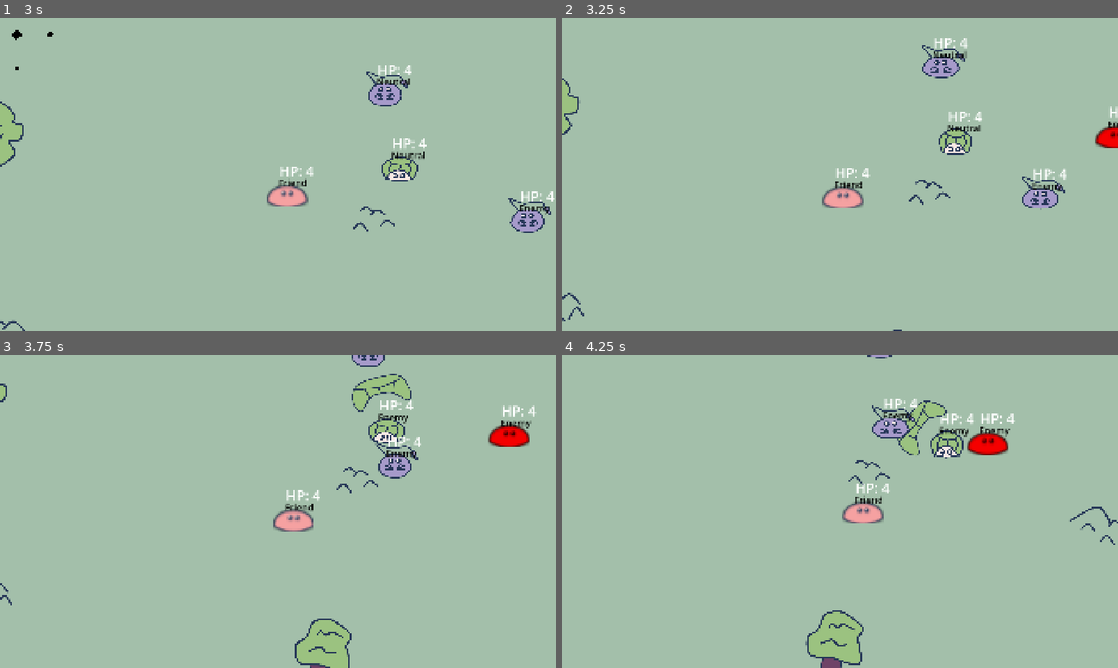
Above: before the commit, frames 1-4 (two rows, left to right).
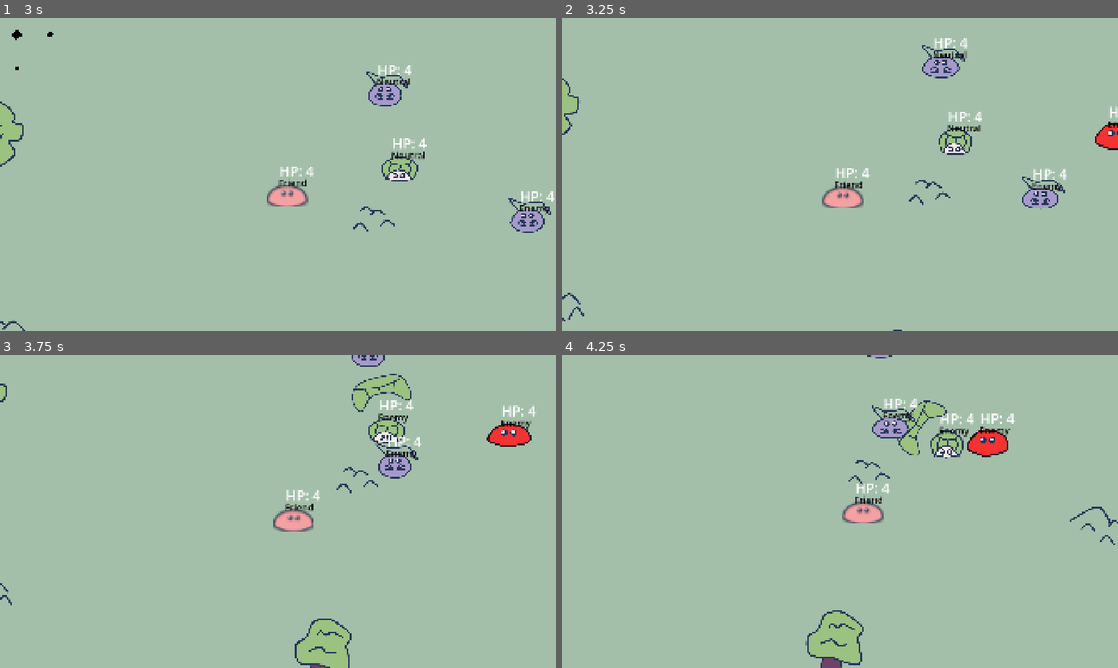
Above: after the commit, the same moments.

Repository: rinevard/SwarmSurge
Game: Godot game, scene res://scenes/main.tscn
Two runs of this game, one before a commit and one after it. Both use one fixed random seed, a clock stepped at 60 frames per second and the inputs below. Sound files missing from this copy of the repository are replaced by a short silence.
Inputs:
- Up to frame 1 (3 s): click "Start" at 0.5 s; click "Start" at 1.25 s; hold D (right) 2.03-2.78 s; hold S (down) from 2.78 s (still down)
- Up to frame 2 (3.25 s): keep holding S (down)
- Up to frame 3 (3.75 s): release S (down) at 3.53 s; hold D (right) from 3.53 s (still down)
- Up to frame 4 (4.25 s): keep holding D (right)

Frame 1 is identical in both runs. In frame 2, 0.3% of the frame differs, in the area x 95-100%, y 33-43%; in frame 3, 0.5%; in frame 4, 0.5%, in the area x 72-81%, y 23-33%.

Commit message:
敌方主兽动画

Diff:
--- a/scenes/creatures/enemy_master.tscn
+++ b/scenes/creatures/enemy_master.tscn
@@ -1,8 +1,8 @@
-[gd_scene load_steps=7 format=3 uid="uid://betv6hrnya64x"]
+[gd_scene load_steps=10 format=3 uid="uid://betv6hrnya64x"]
 
 [ext_resource type="PackedScene" uid="uid://b031ffqlibkfg" path="res://scenes/creatures/base_creature.tscn" id="1_s0yiq"]
 [ext_resource type="Script" uid="uid://f4wyb40jr5e1" path="res://scripts/creatures/enemy_master.gd" id="2_y5iur"]
-[ext_resource type="Texture2D" uid="uid://baidxml36re64" path="res://assets/art/creatures.png" id="3_enc81"]
+[ext_resource type="Texture2D" uid="uid://butjew1twah8" path="res://assets/art/final_creatures.png" id="4_lhcut"]
 
 [sub_resource type="CircleShape2D" id="CircleShape2D_enc81"]
 radius = 100.0
@@ -13,6 +13,68 @@
 [sub_resource type="CapsuleShape2D" id="CapsuleShape2D_enc81"]
 radius = 36.0
 height = 136.0
+
+[sub_resource type="Animation" id="Animation_enc81"]
+resource_name = "normal"
+length = 0.5
+loop_mode = 2
+tracks/0/type = "value"
+tracks/0/imported = false
+tracks/0/enabled = true
+tracks/0/path = NodePath("Sprites/Body:scale")
+tracks/0/interp = 1
+tracks/0/loop_wrap = true
+tracks/0/keys = {
+"times": PackedFloat32Array(0, 0.5),
+"transitions": PackedFloat32Array(1, 1),
+"update": 0,
+"values": [Vector2(1, 1), Vector2(1.05, 0.8)]
+}
+tracks/1/type = "value"
+tracks/1/imported = false
+tracks/1/enabled = true
+tracks/1/path = NodePath("Sprites/Eyes:position")
+tracks/1/interp = 1
+tracks/1/loop_wrap = true
+tracks/1/keys = {
+"times": PackedFloat32Array(0, 0.5),
+"transitions": PackedFloat32Array(1, 1),
+"update": 0,
+"values": [Vector2(0, -22), Vector2(0, -18)]
+}
+
+[sub_resource type="Animation" id="Animation_lhcut"]
+length = 0.001
+tracks/0/type = "value"
+tracks/0/imported = false
+tracks/0/enabled = true
+tracks/0/path = NodePath("Sprites/Body:scale")
+tracks/0/interp = 1
+tracks/0/loop_wrap = true
+tracks/0/keys = {
+"times": PackedFloat32Array(0),
+"transitions": PackedFloat32Array(1),
+"update": 0,
+"values": [Vector2(1, 1)]
+}
+tracks/1/type = "value"
+tracks/1/imported = false
+tracks/1/enabled = true
+tracks/1/path = NodePath("Sprites/Eyes:position")
+tracks/1/interp = 1
+tracks/1/loop_wrap = true
+tracks/1/keys = {
+"times": PackedFloat32Array(0),
+"transitions": PackedFloat32Array(1),
+"update": 0,
+"values": [Vector2(0, -20)]
+}
+
+[sub_resource type="AnimationLibrary" id="AnimationLibrary_lhcut"]
+_data = {
+&"RESET": SubResource("Animation_lhcut"),
+&"normal": SubResource("Animation_enc81")
+}
 
 [node name="EnemyMaster" instance=ExtResource("1_s0yiq")]
 script = ExtResource("2_y5iur")
@@ -28,10 +90,21 @@
 shape = SubResource("CapsuleShape2D_enc81")
 
 [node name="Sprites" type="Node2D" parent="." index="3"]
-modulate = Color(1, 0, 0, 1)
-scale = Vector2(0.25, 0.25)
+scale = Vector2(0.5, 0.5)
 
-[node name="Sprite2D" type="Sprite2D" parent="Sprites" index="0"]
-texture = ExtResource("3_enc81")
+[node name="Body" type="Sprite2D" parent="Sprites" index="0"]
+modulate = Color(1, 0.31, 0.31, 1)
+texture = ExtResource("4_lhcut")
 region_enabled = true
-region_rect = Rect2(119, 886, 567, 316)
+region_rect = Rect2(1079, 1162, 293, 194)
+
+[node name="Eyes" type="Sprite2D" parent="Sprites" index="1"]
+position = Vector2(0, -20)
+texture = ExtResource("4_lhcut")
+region_enabled = true
+region_rect = Rect2(100, 1277, 113, 47)
+
+[node name="AnimationPlayer" type="AnimationPlayer" parent="." index="6"]
+libraries = {
+&"": SubResource("AnimationLibrary_lhcut")
+}
--- a/scripts/creatures/enemy_master.gd
+++ b/scripts/creatures/enemy_master.gd
@@ -19,6 +19,7 @@
 func _ready() -> void:
 	update_group(Global.GROUP.ENEMY, self)
 	call_deferred("_init_global")
+	$AnimationPlayer.play("normal")
 
 func _init_global() -> void:
 	Global.enemy_masters.append(self)
